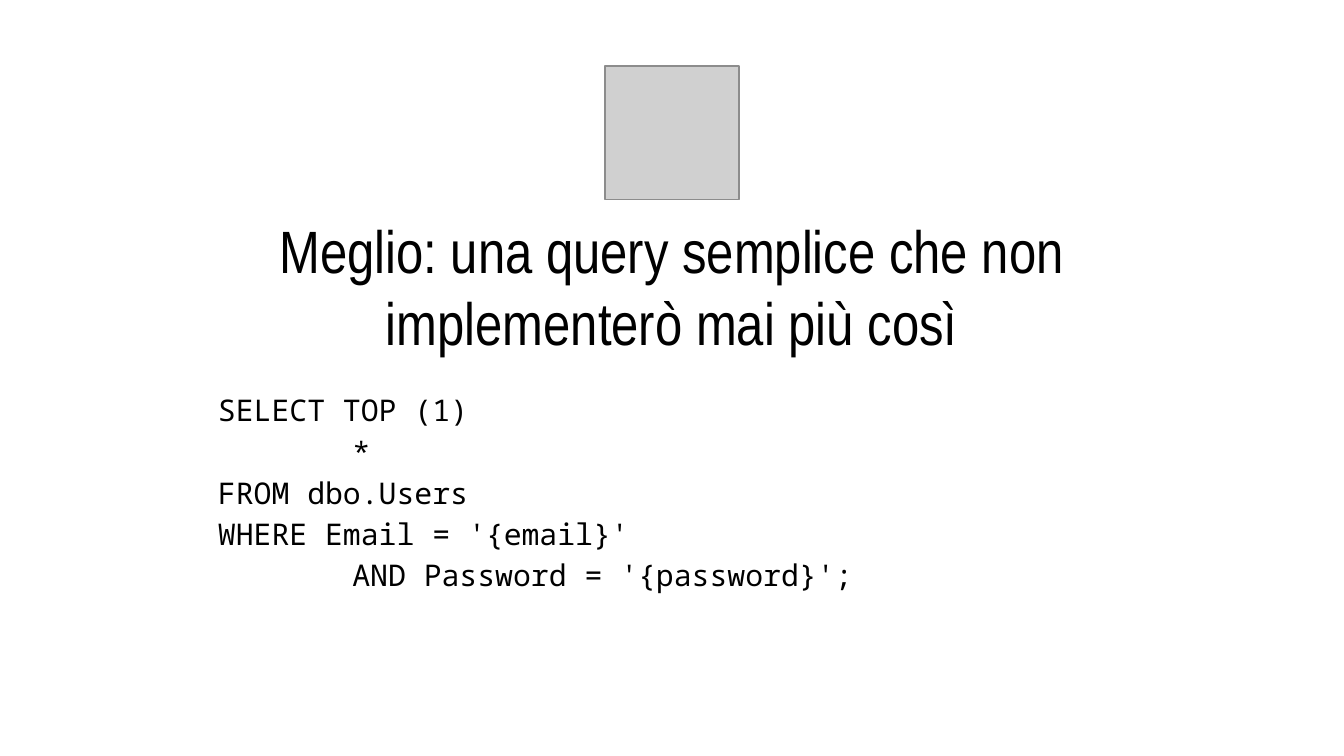
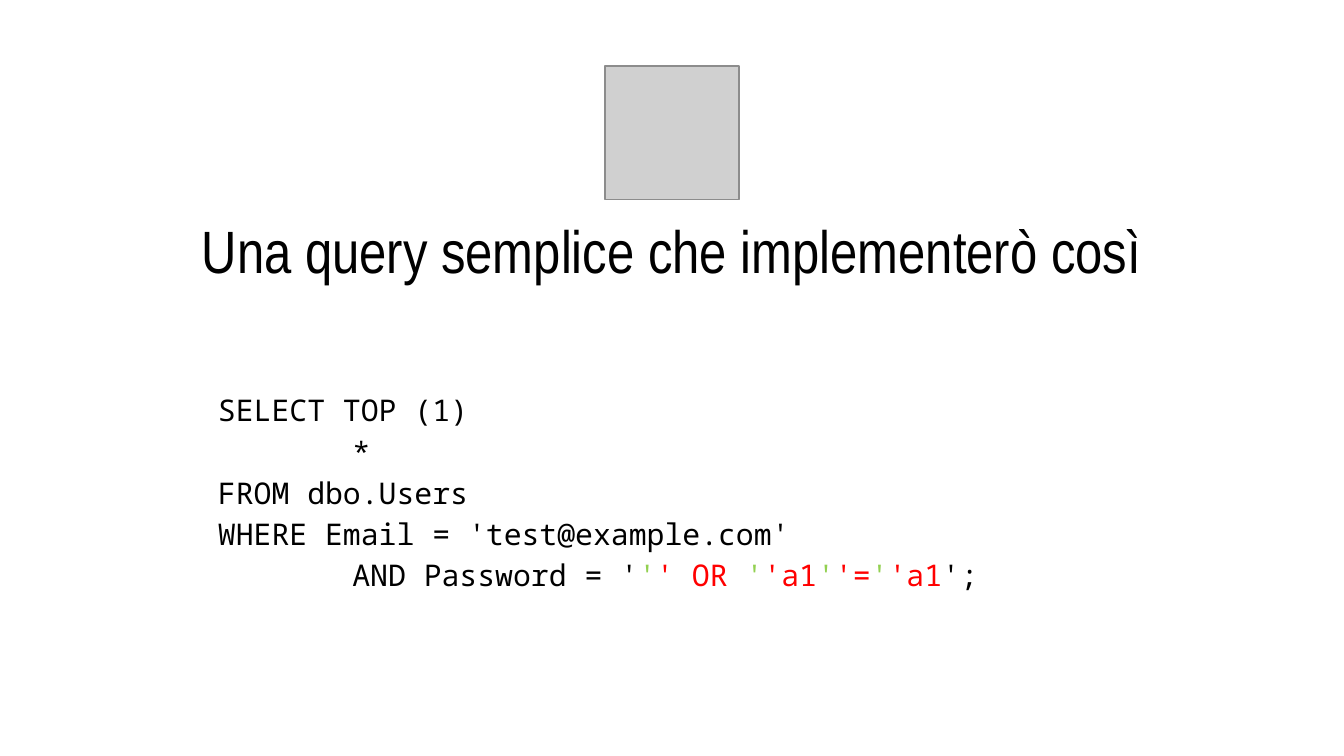
Before and after one commit to CodicePlastico/BibeCatalogue, a slide deck: slide 31 of 2025-10-21.PirlOverflow - SQL Injection crash(ed) course.pptx (slide 4 before the commit). Drawn at 1344x756 pixels with LibreOffice and Linux fonts; fonts in the diff are those of the drawing; grey boxes stand for pictures; background and template pictures are left out. Boxes give left, top, right and bottom in pixels: in the first picture for what was removed or moved away, otherwise in the second. Text is boxed around its words. In the diff, an @@ line names an element or a change of style, - is before the commit and + after.

```diff
--- a/2025-10-21.PirlOverflow - SQL Injection crash(ed) course.pptx
+++ b/2025-10-21.PirlOverflow - SQL Injection crash(ed) course.pptx
@@ title at [202, 229, 1141, 285]: text changed @@
-Meglio: una query semplice che non implementerò mai più così
+Una query semplice che implementerò così
@@ title at [218, 399, 978, 591]: text changed @@
-SELECT TOP (1)
-*
-FROM dbo.Users
-WHERE Email = '{email}'
-AND Password = '{password}';
+SELECT TOP (1)
+*
+FROM dbo.Users
+WHERE Email = 'test@example.com'
+AND Password = ''' OR ''a1''=''a1';
```
Also in this commit, not shown: 23 other slides changed, 4 slides added, 6 other files.
